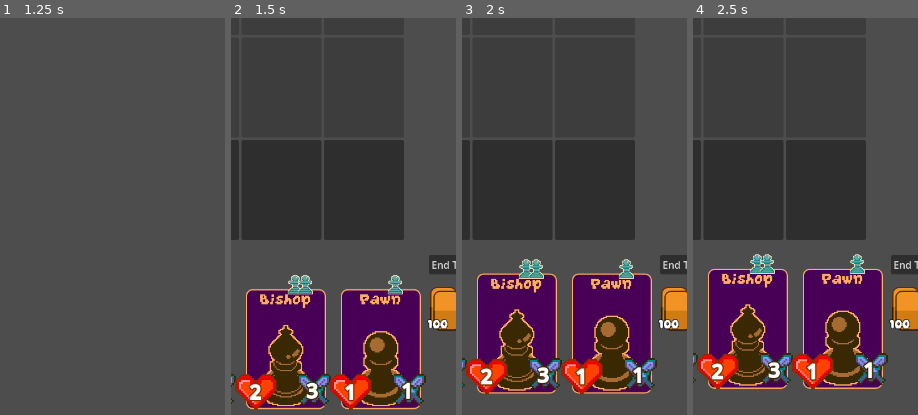
Above: before the commit, frames 1-4 (left to right).
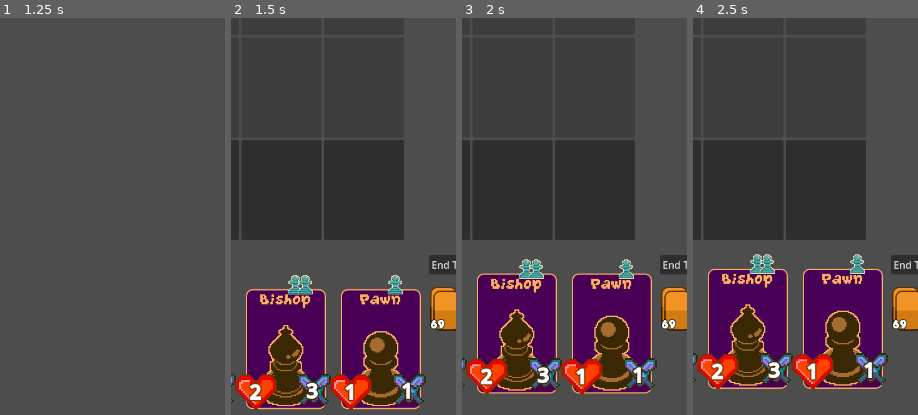
Above: after the commit, the same moments.

Repository: Meansofa/LevelUpJam
Game: Godot game, scene res://main.tscn
The game is run twice, just before and just after one commit, with the same random seed, the same clock (stepped at 60 frames per second) and the same inputs. The engine's default icon, where the game draws it, is replaced by a stand-in: a white triangle on a blue panel in a dark square.
Inputs (mouse positions are % of the whole screen's width and height, from its top left):
- Up to frame 1 (1.25 s): click (54, 9) at 0.52 s; type "12" at 0.6 s
- Up to frame 2 (1.5 s): click "Host" at 1.25 s
- Up to frame 3 (2 s): no input
- Up to frame 4 (2.5 s): click (18, 72) at 2 s
The pictures show only the part of the screen within x 44-94%, y 50-100%; the shares and areas given below are measured in that part.

Frame 1 is identical in both runs. In frame 2, 0.2% of the frame differs, in the area x 87-97%, y 75-79%; in frame 3, 0.2%; in frame 4, 0.2%.

Commit message:
fixed animations, and added attack mode animation

Diff:
--- a/Script/card.gd
+++ b/Script/card.gd
@@ -7,20 +7,27 @@
 	change_damage(pawn.damage)
 	change_texture(pawn.pawn_texture)
 
+func attack_mode(yes : bool):
+	if yes:
+		%Damage.modulate = Color.RED
+	else:
+		%Damage.modulate = Color.WHITE
+
 func is_pawn_dead(pawn : piece) -> bool:
 	if pawn.health <= 0:
 		print(pawn.team, pawn, ": dead")
 		if animation_player.is_playing():
+			print("HUHUHUHUH")
 			animation_player.queue("death")
 		else:
 			animation_player.play("death")
+		await animation_player.animation_finished
 		return true
 	#print(pawn.name, ": health: ", pawn.health)
 	return false
 
 func change_health(value: int):
 	%health_label.text = "[b]" + str(value)
-
 
 func change_damage(value: int):
 	%damage_label.text = "[b]" + str(value)
@@ -31,16 +38,7 @@
 func attack_pawn(square : Area2D, pawn : piece) -> bool:
 	z_index = 100
 
-	if pawn.team == piece.teams.opponent:
-		animation_player.play("attack_opponent")
-	else:
-		animation_player.play("attack_player")
-	await animation_player.animation_finished
-
-	if pawn.team == piece.teams.opponent:
-		animation_player.play_backwards("attack_opponent")
-	else:
-		animation_player.play_backwards("attack_player")
+	animation_player.play("attack")
 	await animation_player.animation_finished
 	z_index = 0
 
--- a/Script/game_play.gd
+++ b/Script/game_play.gd
@@ -47,6 +47,7 @@
 		for y in range(cols):
 			var pawn = board[x][y]
 			if pawn is piece:
+				var square : Area2D = %Board.get_node("Square" + str(calculate_index(x, y))) #the node in game corresponding to an index in the board
 				var front_piece = null #piece in front of the pawn
 				var front_square : Area2D #square in front of the pawn
 				if pawn.team  == piece.teams.player:
@@ -55,18 +56,21 @@
 				elif pawn.team  == piece.teams.opponent:
 					front_piece = board[x + pawn.attack_direction][y]
 					front_square = %Board.get_node("Square" + str(calculate_index(x + pawn.attack_direction, y))) #the node in game corresponding to an index in the board
-				else:
-					pawn.attack_mode = false #incase it just defeated the pawn in front
 
 				#ATTACK------------------------------------------------------------
-				var square : Area2D = %Board.get_node("Square" + str(calculate_index(x, y))) #the node in game corresponding to an index in the board
 				if front_piece is piece:
 					if pawn.attack_mode:
 						front_piece.health -= pawn.damage
 						square.attack_pawn(front_square, front_piece) #IMPORTANT using await, only this function will wait, other functions will keep on going, so this will get delayed
 						print("front_piece.health: ", front_piece.health)
+						if front_piece.health <= 0: #if pawn killed it's opponent disable attack_mode
+							pawn.attack_mode = false
+							square.attack_mode(false)
+							front_square.attack_mode(false)
 					else:
 						pawn.attack_mode = true
+						square.attack_mode(true)
+						front_square.attack_mode(true)
 	print(name, "> attack phase finished")
 
 #IMPORTANT-only runs if end turn is pressed---------------------------------------------
@@ -99,7 +103,7 @@
 			var square : Area2D = %Board.get_node("Square" + str(index)) #the node in game corresponding to an index in the board
 			if pawn is piece:
 				square.visible = true #show the pawn
-				if square.is_pawn_dead(pawn): #run animiation pawn dead if true
+				if await square.is_pawn_dead(pawn): #run animiation pawn dead if true
 					board[x][y] = index #replace the cell with index
 					square.visible = false
 				else: #if false
--- a/Script/pick_card.gd
+++ b/Script/pick_card.gd
@@ -67,14 +67,17 @@
 	else: #Place the card in the slot ------------------------------------------
 		place_card()
 
+#Place a card in a slot
 func place_card():
 	if nearest_slot == null:
 		return
 	nearest_slot.get_parent().place_card(card) #call the function inside the slot script
 	print("card place at: ", nearest_slot.get_parent().name)
 	self.global_position = nearest_slot.global_position
-	disable_monitoring()
 
+	%CardStash.reduce_cards()
+
+	disable_monitoring()#Dissallow clicking
 	%AnimationPlayer.play("dissolve")
 	await %AnimationPlayer.animation_finished
 
@@ -82,7 +85,7 @@
 
 	%AnimationPlayer.play("return")
 	await %AnimationPlayer.animation_finished
-	enable_monitoring()
+	enable_monitoring()#Allow clicking
 
 func disable_monitoring():
 	in_area = false
--- a/card.tscn
+++ b/card.tscn
@@ -35,49 +35,61 @@
 "update": 0,
 "values": [Color(1, 1, 1, 1)]
 }
-tracks/2/type = "value"
+tracks/2/type = "bezier"
 tracks/2/imported = false
 tracks/2/enabled = true
-tracks/2/path = NodePath(".:visible")
+tracks/2/path = NodePath("pawn/Damage:position:x")
 tracks/2/interp = 1
 tracks/2/loop_wrap = true
 tracks/2/keys = {
+"handle_modes": PackedInt32Array(0),
+"points": PackedFloat32Array(40, -0.25, 0, 0.25, 0),
+"times": PackedFloat32Array(0)
+}
+tracks/3/type = "bezier"
+tracks/3/imported = false
+tracks/3/enabled = true
+tracks/3/path = NodePath("pawn/Damage:position:y")
+tracks/3/interp = 1
+tracks/3/loop_wrap = true
+tracks/3/keys = {
+"handle_modes": PackedInt32Array(0),
+"points": PackedFloat32Array(64, -0.25, 0, 0.25, 0),
+"times": PackedFloat32Array(0)
+}
+tracks/4/type = "bezier"
+tracks/4/imported = false
+tracks/4/enabled = true
+tracks/4/path = NodePath("pawn/Damage/Sprite2D5:rotation")
+tracks/4/interp = 1
+tracks/4/loop_wrap = true
+tracks/4/keys = {
+"handle_modes": PackedInt32Array(0),
+"points": PackedFloat32Array(0, -0.25, 0, 0.25, 0),
+"times": PackedFloat32Array(0)
+}
+tracks/5/type = "bezier"
+tracks/5/imported = false
+tracks/5/enabled = true
+tracks/5/path = NodePath("pawn/Damage/Sprite2D5/Sprite2D4:rotation")
+tracks/5/interp = 1
+tracks/5/loop_wrap = true
+tracks/5/keys = {
+"handle_modes": PackedInt32Array(0),
+"points": PackedFloat32Array(0, -0.25, 0, 0.25, 0),
+"times": PackedFloat32Array(0)
+}
+tracks/6/type = "value"
+tracks/6/imported = false
+tracks/6/enabled = true
+tracks/6/path = NodePath(".:visible")
+tracks/6/interp = 1
+tracks/6/loop_wrap = true
+tracks/6/keys = {
 "times": PackedFloat32Array(0),
 "transitions": PackedFloat32Array(1),
 "update": 1,
 "values": [true]
-}
-
-[sub_resource type="Animation" id="Animation_e484p"]
-resource_name = "attack_opponent"
-length = 0.5
-step = 0.0333333
-tracks/0/type = "bezier"
-tracks/0/imported = false
-tracks/0/enabled = true
-tracks/0/path = NodePath("pawn:position:y")
-tracks/0/interp = 1
-tracks/0/loop_wrap = true
-tracks/0/keys = {
-"handle_modes": PackedInt32Array(0, 0, 0),
-"points": PackedFloat32Array(0, -0.25, 0, 0.25, 0, 15.5, -0.25, 0, 0.25, 0, -144, -0.25, 0, 0.25, 0),
-"times": PackedFloat32Array(0, 0.13333333, 0.43333334)
-}
-
-[sub_resource type="Animation" id="Animation_pjytt"]
-resource_name = "attack_player"
-length = 0.5
-step = 0.0333333
-tracks/0/type = "bezier"
-tracks/0/imported = false
-tracks/0/enabled = true
-tracks/0/path = NodePath("pawn:position:y")
-tracks/0/interp = 1
-tracks/0/loop_wrap = true
-tracks/0/keys = {
-"handle_modes": PackedInt32Array(0, 0, 0, 0),
-"points": PackedFloat32Array(0, -0.25, 0, 0.25, 0, -15.5, -0.25, 0, 0.25, 0, 60, -0.03333334, -17.722223, 0.016666666, 8.86111, 144, -0.25, 0, 0.25, 0),
-"times": PackedFloat32Array(0, 0.13333333, 0.3, 0.5)
 }
 
 [sub_resource type="Animation" id="Animation_1i5pp"]
@@ -90,7 +102,7 @@
 tracks/0/interp = 1
 tracks/0/loop_wrap = true
 tracks/0/keys = {
-"times": PackedFloat32Array(0, 0.14366055, 0.6333333, 0.7333333, 0.8),
+"times": PackedFloat32Array(0, 0.14366055, 0.6333333, 0.7333333, 0.76666665),
 "transitions": PackedFloat32Array(1, 1, 1, 1, 1),
 "update": 0,
 "values": [Color(1, 1, 1, 1), Color(1, 0.60784316, 0.60784316, 1), Color(1, 0, 0, 0.3882353), Color(1, 1, 1, 0), Color(1, 1, 1, 1)]
@@ -102,17 +114,65 @@
 tracks/1/interp = 1
 tracks/1/loop_wrap = true
 tracks/1/keys = {
-"times": PackedFloat32Array(0, 0.7050008),
+"times": PackedFloat32Array(0, 0.7310286),
 "transitions": PackedFloat32Array(1, 1),
 "update": 1,
 "values": [true, false]
 }
 
+[sub_resource type="Animation" id="Animation_e484p"]
+resource_name = "attack"
+length = 0.8
+step = 0.0333333
+tracks/0/type = "bezier"
+tracks/0/imported = false
+tracks/0/enabled = true
+tracks/0/path = NodePath("pawn/Damage:position:x")
+tracks/0/interp = 1
+tracks/0/loop_wrap = true
+tracks/0/keys = {
+"handle_modes": PackedInt32Array(2, 0, 0, 0, 0, 0),
+"points": PackedFloat32Array(40, 0, 0, 0.083333336, 0, 31.758953, -0.023333333, 1.8666667, 0.060000002, -4.8, 0, -0.083333336, 6.666667, 0, 0, 0, -0.061111115, -4.478827, 0.01111111, 0.8143321, 31.758953, -0.023333333, 1.8666667, 0.060000002, -4.8, 40, 0, 0, 0.083333336, 0),
+"times": PackedFloat32Array(0, 0.2, 0.3, 0.7, 0.76666665, 0.8)
+}
+tracks/1/type = "bezier"
+tracks/1/imported = false
+tracks/1/enabled = true
+tracks/1/path = NodePath("pawn/Damage:position:y")
+tracks/1/interp = 1
+tracks/1/loop_wrap = true
+tracks/1/keys = {
+"handle_modes": PackedInt32Array(2, 0, 0, 0, 0, 0),
+"points": PackedFloat32Array(64, 0, 0, 0.083333336, 0, 44.22149, -0.023333333, 4.48, 0.060000002, -11.52, -32, -0.083333336, 16, 0, 0, -32, -0.061111115, -10.749185, 0.01111111, 1.954397, 44.22149, -0.023333333, 4.48, 0.060000002, -11.52, 64, 0, 0, 0.083333336, 0),
+"times": PackedFloat32Array(0, 0.2, 0.3, 0.7, 0.76666665, 0.8)
+}
+tracks/2/type = "bezier"
+tracks/2/imported = false
+tracks/2/enabled = true
+tracks/2/path = NodePath("pawn/Damage/Sprite2D5:rotation")
+tracks/2/interp = 1
+tracks/2/loop_wrap = true
+tracks/2/keys = {
+"handle_modes": PackedInt32Array(0, 2, 2, 2, 0, 0, 0),
+"points": PackedFloat32Array(0, -0.25, 0, 0.25, 0, -0.2385992, -0.054054394, 0.03976653, 0, 0, 0.31967705, -0.019914782, -0.09304605, 0, 0, 0, -0.009364158, 0.053279508, 0, 0, -0.2385992, -0.054054394, 0.03976653, 0, 0, 0.31967705, -0.019914782, -0.09304605, 0, 0, 0, -0.009364158, 0.053279508, 0, 0),
+"times": PackedFloat32Array(0, 0.32432637, 0.44381505, 0.5, 0.56666666, 0.6, 0.65618503)
+}
+tracks/3/type = "bezier"
+tracks/3/imported = false
+tracks/3/enabled = true
+tracks/3/path = NodePath("pawn/Damage/Sprite2D5/Sprite2D4:rotation")
+tracks/3/interp = 1
+tracks/3/loop_wrap = true
+tracks/3/keys = {
+"handle_modes": PackedInt32Array(0, 2, 2, 2, 0, 0, 0),
+"points": PackedFloat32Array(0, -0.25, 0, 0.25, 0, 0.21723202, -0.054054394, -0.036205336, 0, 0, -0.4089565, -0.019914782, 0.10436475, 0, 0, 0, -0.009364158, -0.06815942, 0, 0, 0.21723202, -0.054054394, -0.036205336, 0, 0, -0.4089565, -0.019914782, 0.10436475, 0, 0, 0, -0.009364158, -0.06815942, 0, 0),
+"times": PackedFloat32Array(0, 0.32432637, 0.44381505, 0.5, 0.56666666, 0.6, 0.65618503)
+}
+
 [sub_resource type="AnimationLibrary" id="AnimationLibrary_1i5pp"]
 _data = {
 &"RESET": SubResource("Animation_fpac0"),
-&"attack_opponent": SubResource("Animation_e484p"),
-&"attack_player": SubResource("Animation_pjytt"),
+&"attack": SubResource("Animation_e484p"),
 &"death": SubResource("Animation_1i5pp")
 }
 
@@ -127,6 +187,7 @@
 shape = SubResource("RectangleShape2D_efxa6")
 
 [node name="pawn" type="CanvasGroup" parent="."]
+unique_name_in_owner = true
 
 [node name="pawn_texture" type="TextureButton" parent="pawn"]
 unique_name_in_owner = true
@@ -162,23 +223,28 @@
 fit_content = true
 scroll_active = false
 
-[node name="Sprite2D4" type="Sprite2D" parent="pawn"]
-position = Vector2(48, 64)
-scale = Vector2(3, 3)
-texture = ExtResource("5_6lcat")
-
-[node name="Sprite2D5" type="Sprite2D" parent="pawn"]
-position = Vector2(48, 64)
+[node name="Damage" type="Node2D" parent="pawn"]
+unique_name_in_owner = true
+position = Vector2(40, 64)
+
+[node name="Sprite2D5" type="Sprite2D" parent="pawn/Damage"]
 scale = Vector2(3, 3)
 texture = ExtResource("5_6lcat")
 flip_h = true
 
-[node name="damage_label" type="RichTextLabel" parent="pawn"]
-unique_name_in_owner = true
-offset_left = 35.0
-offset_top = 42.0
-offset_right = 75.0
-offset_bottom = 87.0
+[node name="Sprite2D4" type="Sprite2D" parent="pawn/Damage/Sprite2D5"]
+texture = ExtResource("5_6lcat")
+
+[node name="damage_label" type="RichTextLabel" parent="pawn/Damage"]
+unique_name_in_owner = true
+anchors_preset = 4
+anchor_top = 0.5
+anchor_bottom = 0.5
+offset_left = -12.0
+offset_top = -24.0
+offset_right = 28.0
+offset_bottom = 21.0
+grow_vertical = 2
 mouse_filter = 2
 theme_override_colors/font_outline_color = Color(0.22745098, 0.15686275, 0.007843138, 1)
 theme_override_constants/outline_size = 8
--- /dev/null
+++ b/card_stash.gd
@@ -0,0 +1,15 @@
+extends Control
+
+@onready var cards_amount_label : RichTextLabel =%CardsAmount
+
+var cards_amount := 69
+
+func _ready() -> void:
+	cards_amount_label.text ="[center][b]" + str(cards_amount)
+
+func count_cards():
+	pass
+
+func reduce_cards():
+	cards_amount -= 1
+	cards_amount_label.text = "[center][b]" + str(cards_amount)
--- a/game_play.tscn
+++ b/game_play.tscn
@@ -9,6 +9,7 @@
 [ext_resource type="Script" uid="uid://bd3kqdjnuomn3" path="res://Script/board.gd" id="7_kgpdb"]
 [ext_resource type="PackedScene" uid="uid://q3epd7gwh8wv" path="res://card.tscn" id="8_a1b81"]
 [ext_resource type="Script" uid="uid://453o1y0takwh" path="res://Script/elixer.gd" id="9_htgex"]
+[ext_resource type="Script" uid="uid://ehuqivrlrvic" path="res://card_stash.gd" id="9_xjpow"]
 [ext_resource type="Texture2D" uid="uid://cqcjqxj2r8q3q" path="res://Art/Pieces/elixer.png" id="10_3ux7j"]
 [ext_resource type="Script" uid="uid://b1kol4jahgr23" path="res://Script/all_cards.gd" id="11_uycrd"]
 [ext_resource type="Script" uid="uid://b857rlbbl7w2n" path="res://Pieces/base_piece.gd" id="12_x2ujm"]
@@ -241,8 +242,6 @@
 
 [node name="GamePlay" type="Node2D"]
 script = ExtResource("1_0mbhd")
-rook_tres = ExtResource("2_uycrd")
-bishop_tres = ExtResource("3_7bf21")
 metadata/_edit_lock_ = true
 
 [node name="Board2" type="Control" parent="."]
@@ -708,11 +707,13 @@
 expand_mode = 5
 
 [node name="CardStash" type="Control" parent="."]
+unique_name_in_owner = true
 layout_mode = 3
 anchors_preset = 0
 offset_right = 40.0
 offset_bottom = 40.0
 theme = ExtResource("4_x2ujm")
+script = ExtResource("9_xjpow")
 
 [node name="CanvasGroup" type="CanvasGroup" parent="CardStash"]
 position = Vector2(635, 1078)
Not shown: 1 places in card.tscn that only renumber resources
Not shown, added: card_stash.gd.uid
Not shown: 1 places in game_play.tscn that only renumber resources
